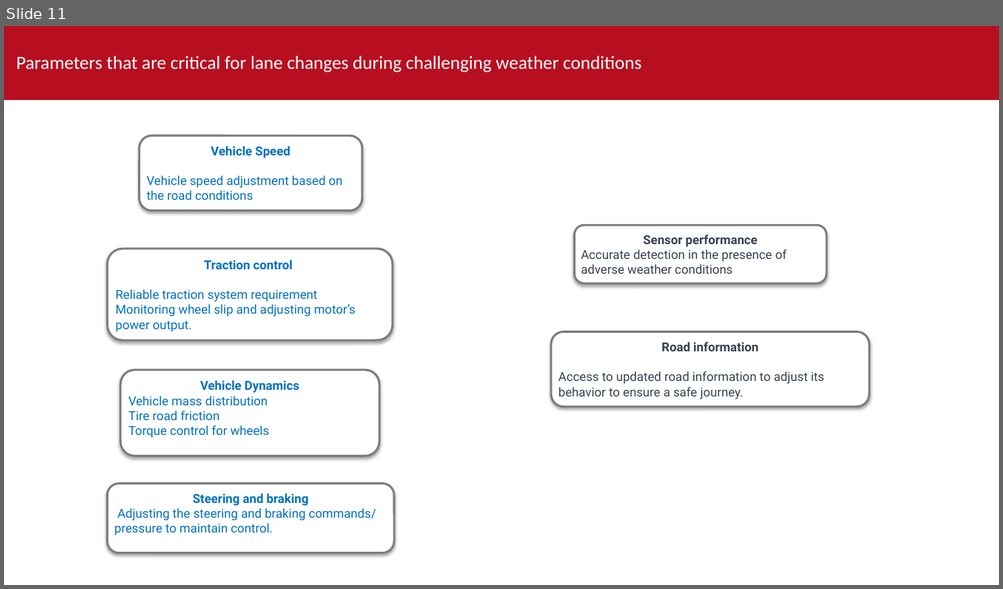
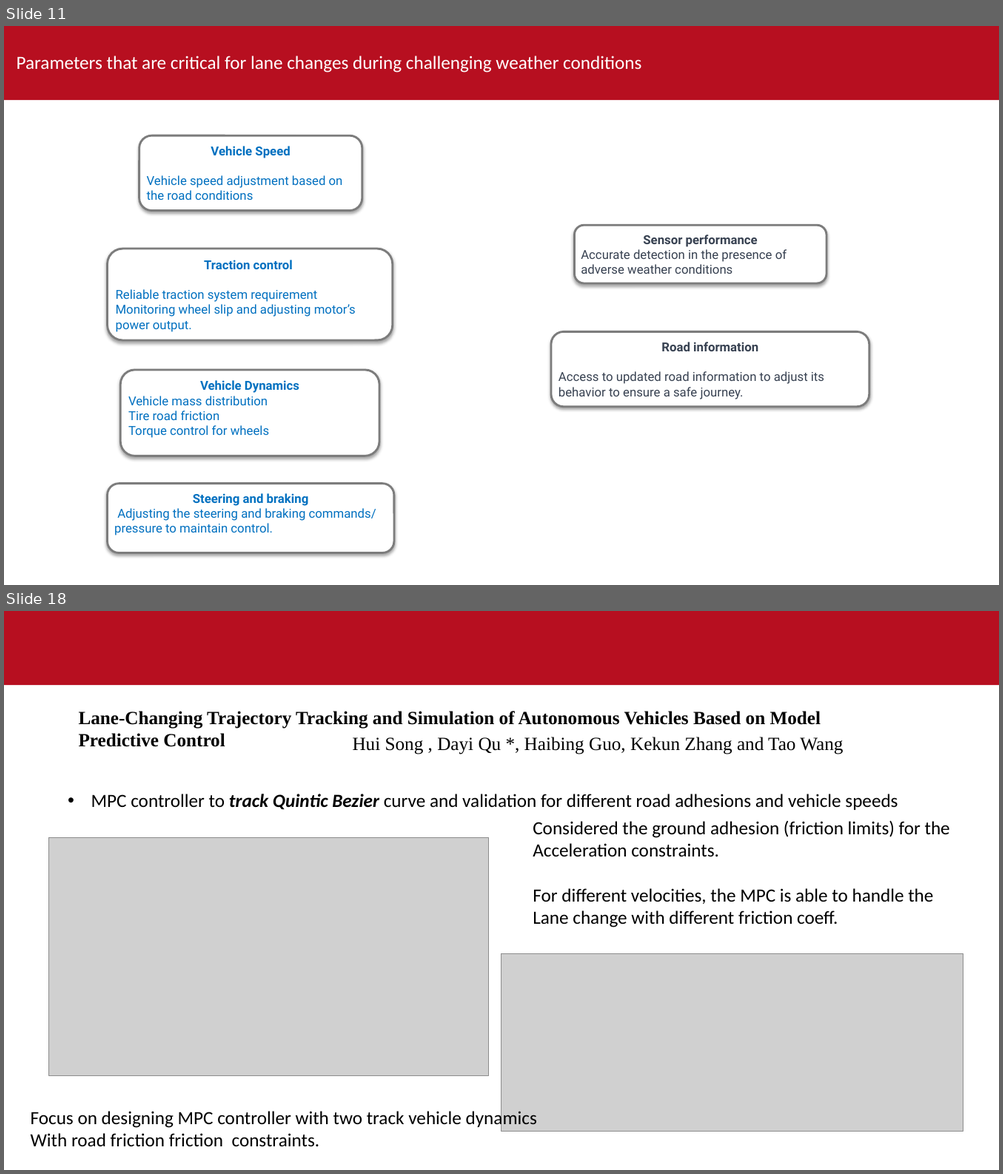
Before and after one commit to sandeepsulake96/Highway-motion-planning-using-artificial-potential-fields-with-environment-uncertainities, a slide deck: Thesis_outline.pptx. Shown one above the other, each under a label of ours: slide 11 before the commit, slides 11 and 18 after it; the slides between them are not shown. The pictures are 1003x589 and 1003x1174 pixels, drawn with LibreOffice and Linux fonts; fonts in the diff are those of the drawing; grey boxes stand for pictures; background and template pictures are left out. Boxes give left, top, right and bottom in pixels: in the first picture for what was removed or moved away, otherwise in the second. Text is boxed around its words. In the diff, an @@ line names an element or a change of style, - is before the commit and + after.

```diff
--- a/Thesis_outline.pptx
+++ b/Thesis_outline.pptx
@@ slide 18 added at (4,611,999,1170), background #FFFFFF; not listed: 1 template element that a slide beside it also shows @@
@@ text added at (79,711,821,747), 18 pt, text #000000, bold @@
+Lane-Changing Trajectory Tracking and Simulation of Autonomous Vehicles Based on Model Predictive Control
@@ text added at (353,737,842,755), 18 pt, text #000000 @@
+Hui Song , Dayi Qu *, Haibing Guo, Kekun Zhang and Tao Wang
@@ text added at (91,794,897,810), 18 pt, text #000000 @@
+• MPC controller to track Quintic Bezier curve and validation for different road adhesions and vehicle speeds
@@ text added at (532,820,950,928), 18 pt, text #000000 @@
+Considered the ground adhesion (friction limits) for the
+Acceleration constraints.
+For different velocities, the MPC is able to handle the
+Lane change with different friction coeff.
@@ picture added at (48,838,489,1076) @@
@@ picture added at (502,954,963,1132) @@
@@ text added at (31,1109,537,1147), 18 pt, text #000000 @@
+Focus on designing MPC controller with two track vehicle dynamics
+With road friction friction constraints.
```
Also in this commit, not shown: 4 slides changed, 6 other slides added, 8 other files.
